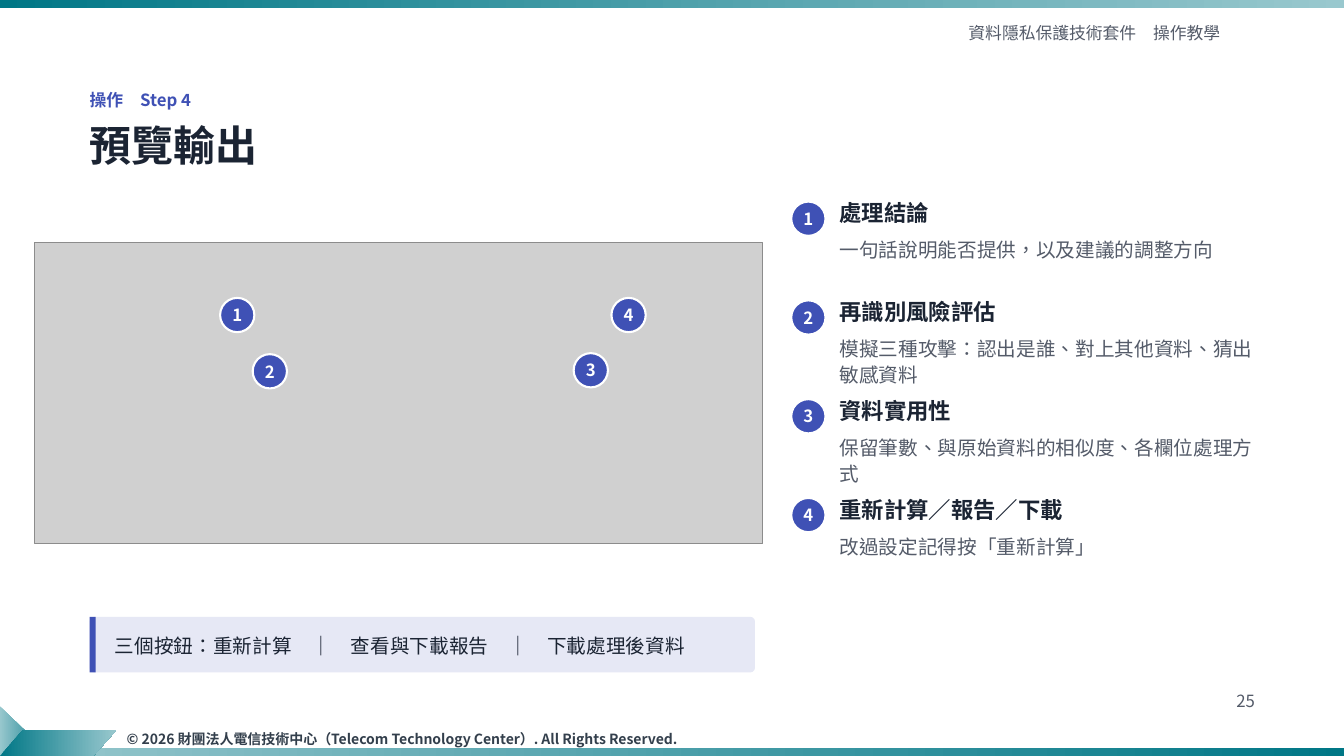
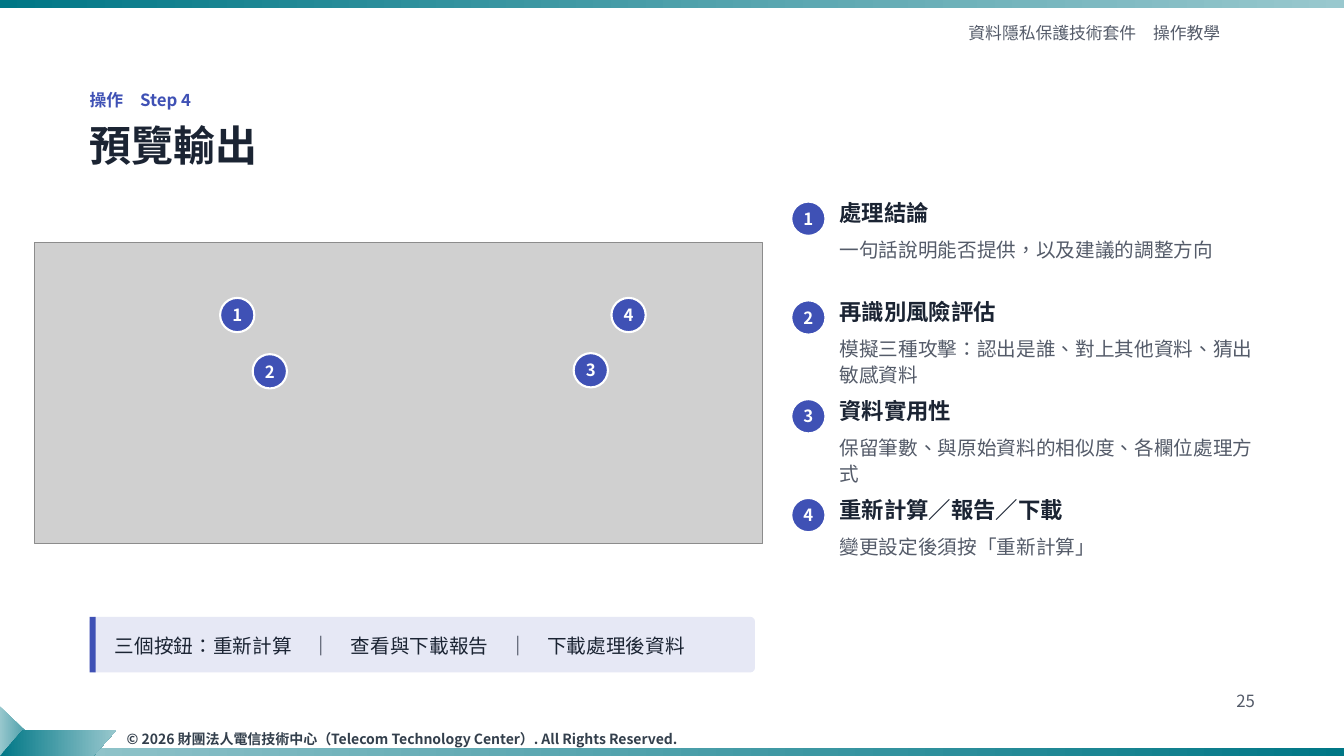
Before and after one commit to ttcdog115016/Demo, a slide deck: slide 25 of slides/資料隱私保護技術套件_操作教學_TTC樣板_v4.pptx. Drawn at 1344x756 pixels with LibreOffice and Linux fonts; fonts in the diff are those of the drawing; grey boxes stand for pictures; background and template pictures are left out. Boxes give left, top, right and bottom in pixels: in the first picture for what was removed or moved away, otherwise in the second. Text is boxed around its words. In the diff, an @@ line names an element or a change of style, - is before the commit and + after.

```diff
--- a/slides/資料隱私保護技術套件_操作教學_TTC樣板_v4.pptx
+++ b/slides/資料隱私保護技術套件_操作教學_TTC樣板_v4.pptx
@@ text at bbox=[840, 537, 1095, 556]: text changed @@
-改過設定記得按「重新計算」
+變更設定後須按「重新計算」
```
Also in this commit, not shown: 12 other slides changed, 7 other files.
